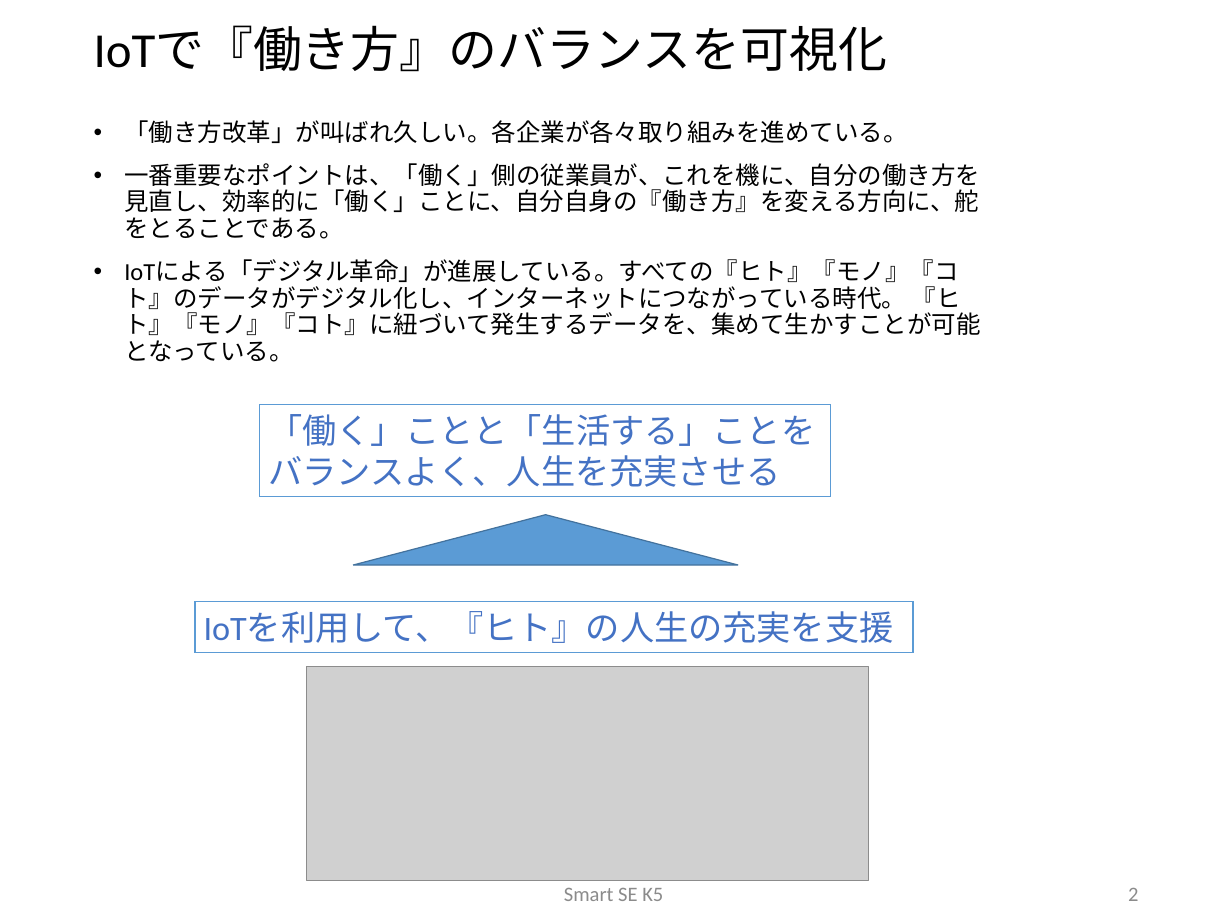
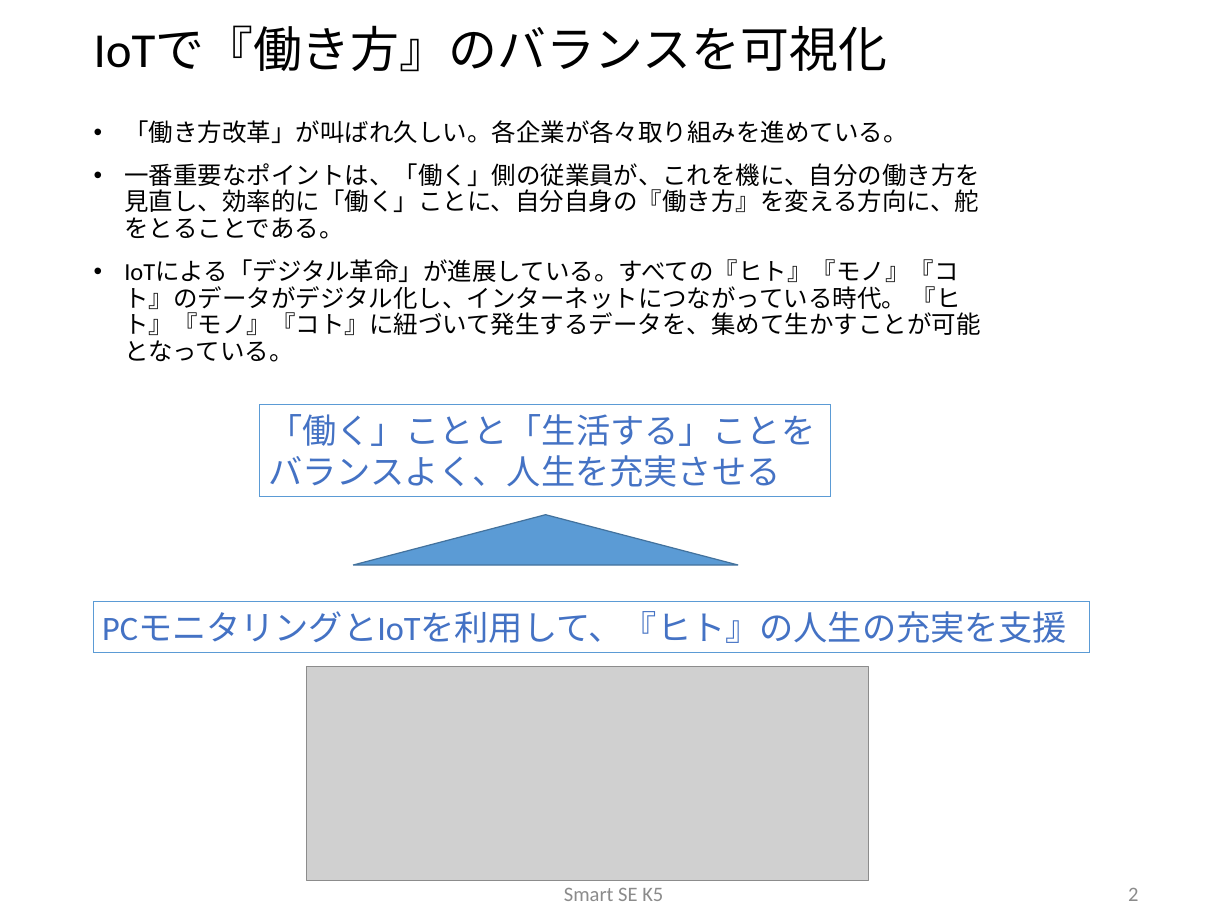
Before and after one commit to sakai-memoru/smartse19, a slide deck: slide 2 of _project_docs/SSE19_CD_PROP.pptx. Drawn at 1232x924 pixels with LibreOffice and Linux fonts; fonts in the diff are those of the drawing; grey boxes stand for pictures; background and template pictures are left out. Boxes give left, top, right and bottom in pixels: in the first picture for what was removed or moved away, otherwise in the second. Text is boxed around its words. In the diff, an @@ line names an element or a change of style, - is before the commit and + after.

```diff
--- a/_project_docs/SSE19_CD_PROP.pptx
+++ b/_project_docs/SSE19_CD_PROP.pptx
@@ rectangle "PCモニタリングとIoTを利用して、『ヒト』の人生の充実を支援": place and size @@
-rectangle "PCモニタリングとIoTを利用して、『ヒト』の人生の充実を支援" at (195,602,913,652)
+rectangle "PCモニタリングとIoTを利用して、『ヒト』の人生の充実を支援" at (93,602,1089,652)
@@ text in rectangle at (102,612,1067,643): text changed @@
-IoTを利用して、『ヒト』の人生の充実を支援
+PCモニタリングとIoTを利用して、『ヒト』の人生の充実を支援
```
Also in this commit, not shown: 10 other slides changed, 2 slides added, 8 other files.
